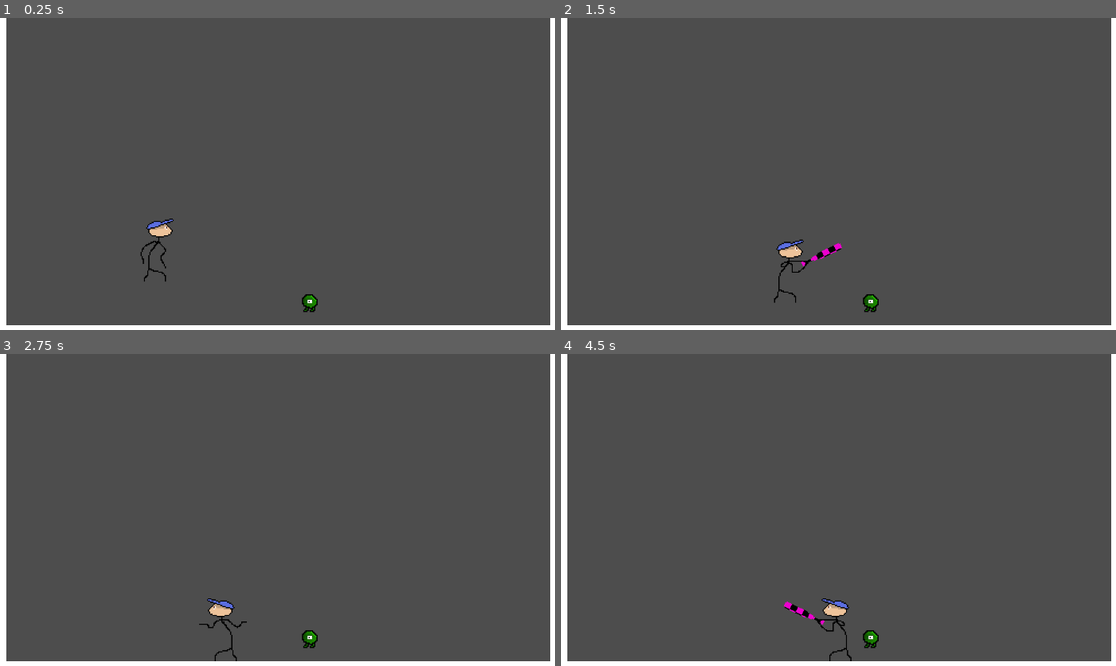
Above: before the commit, frames 1-4 (two rows, left to right).
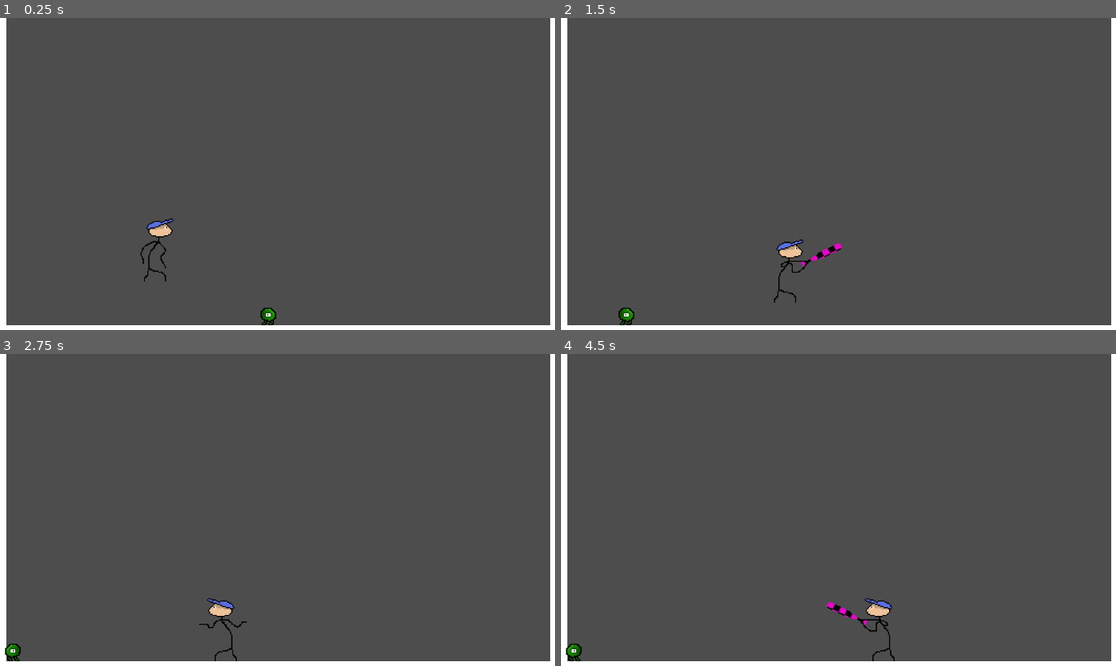
Above: after the commit, the same moments.

Repository: jacobjameskbb/GameDev-Th-Spring2024-Adventure
Game: Godot game, scene res://main.tscn
Two runs of this game, one before a commit and one after it. Both use one fixed random seed, a clock stepped at 60 frames per second and the inputs below.
Inputs (mouse positions are in pixels of both pictures, inside the frame that each line leads up to):
- Up to frame 1 (0.25 s): no input
- Up to frame 2 (1.5 s): move the mouse to (977, 180) at 0.52 s; press the mouse at (977, 180) at 0.53 s; hold D (right) from 0.53 s (still down); tap Space (jump) at 0.77 s; move the mouse to (710, 214) at 1.27 s; release the mouse at (710, 214) at 1.28 s; click (710, 214) at 1.35 s
- Up to frame 3 (2.75 s): tap Space (jump) at 1.52 s; move the mouse to (338, 453) at 2.02 s; release D (right) at 2.03 s; press the mouse at (338, 453) at 2.03 s; hold A (left) from 2.03 s (still down)
- Up to frame 4 (4.5 s): move the mouse to (805, 603) at 2.77 s; release A (left) at 2.78 s; release the mouse at (805, 603) at 2.78 s; hold D (right) 2.78-4.28 s; click (805, 603) at 2.85 s; tap Space (jump) at 3.02, 3.77 s; move the mouse to (1027, 588) at 3.52 s; press the mouse at (1027, 588) at 3.53 s; move the mouse to (644, 478) at 4.27 s; release the mouse at (644, 478) at 4.28 s; hold A (left) from 4.28 s (still down); click (644, 478) at 4.35 s

The runs differ from the first frame. In frame 1, 0.3% of the frame differs, in the area x 46-58%, y 88-99%; in frame 2, 0.3%; in frame 3, 0.3%; in frame 4, 1.1%, in the area x 0-61%, y 78-99%.

Commit message:
progress on alien

Diff:
--- /dev/null
+++ b/GoombaAlien.gd
@@ -0,0 +1,34 @@
+extends CharacterBody2D
+
+
+const SPEED = 300.0
+@export_enum('left', 'right') var initial_direction: String
+@onready var direction = initial_direction
+
+
+# Get the gravity from the project settings to be synced with RigidBody nodes.
+var gravity = ProjectSettings.get_setting("physics/2d/default_gravity")
+
+
+func _physics_process(delta):
+	# Add the gravity.
+	if not is_on_floor():
+		velocity.y += gravity * delta
+	print(direction)
+	if direction == 'left':
+		velocity.x = -SPEED
+	else:
+		velocity.x = SPEED
+
+
+	move_and_slide()
+
+
+func _on_wall_detect_body_entered(body):
+	if body.is_in_group('wall'):
+		scale.x = -scale.x
+		if direction == 'left':
+			direction = 'right'
+			print(direction)
+		if direction == 'right':
+			direction = 'left'
--- a/main.tscn
+++ b/main.tscn
@@ -1,5 +1,6 @@
-[gd_scene load_steps=22 format=3 uid="uid://b6a6sned8uphe"]
-
+[gd_scene load_steps=24 format=3 uid="uid://b6a6sned8uphe"]
+
+[ext_resource type="Script" path="res://GoombaAlien.gd" id="1_e2jam"]
 [ext_resource type="Texture2D" uid="uid://crubhtkm4h0we" path="res://Sprites/green walk 0.png" id="1_jy5nq"]
 [ext_resource type="Texture2D" uid="uid://2tl6qvnh85pl" path="res://Sprites/green walk 1.png" id="2_bild7"]
 [ext_resource type="Texture2D" uid="uid://bi2n6tvu0chc7" path="res://Sprites/green walk 2.png" id="3_3k7ww"]
@@ -44,6 +45,9 @@
 [sub_resource type="CapsuleShape2D" id="CapsuleShape2D_on4uc"]
 radius = 6.2
 height = 15.6
+
+[sub_resource type="RectangleShape2D" id="RectangleShape2D_8w212"]
+size = Vector2(7.5, 8)
 
 [sub_resource type="AtlasTexture" id="AtlasTexture_takya"]
 atlas = ExtResource("7_xvvg6")
@@ -157,6 +161,8 @@
 [node name="GoombaAlien" type="CharacterBody2D" parent="World"]
 position = Vector2(638, 516)
 scale = Vector2(2, 2)
+script = ExtResource("1_e2jam")
+initial_direction = "left"
 
 [node name="AnimatedSprite2D" type="AnimatedSprite2D" parent="World/GoombaAlien"]
 sprite_frames = SubResource("SpriteFrames_1kt8q")
@@ -166,6 +172,12 @@
 [node name="CollisionShape2D" type="CollisionShape2D" parent="World/GoombaAlien"]
 position = Vector2(0, 0.2)
 shape = SubResource("CapsuleShape2D_on4uc")
+
+[node name="wall_detect" type="Area2D" parent="World/GoombaAlien"]
+
+[node name="CollisionShape2D" type="CollisionShape2D" parent="World/GoombaAlien/wall_detect"]
+position = Vector2(-3.75, 4)
+shape = SubResource("RectangleShape2D_8w212")
 
 [node name="Player" type="CharacterBody2D" parent="World" groups=["player"]]
 position = Vector2(362, 380)
@@ -214,4 +226,5 @@
 [node name="Sound" type="Node2D" parent="."]
 visible = false
 
+[connection signal="body_entered" from="World/GoombaAlien/wall_detect" to="World/GoombaAlien" method="_on_wall_detect_body_entered"]
 [connection signal="animation_finished" from="World/Player/Bat/AnimationPlayer" to="World/Player/Bat" method="_on_animation_player_animation_finished"]
